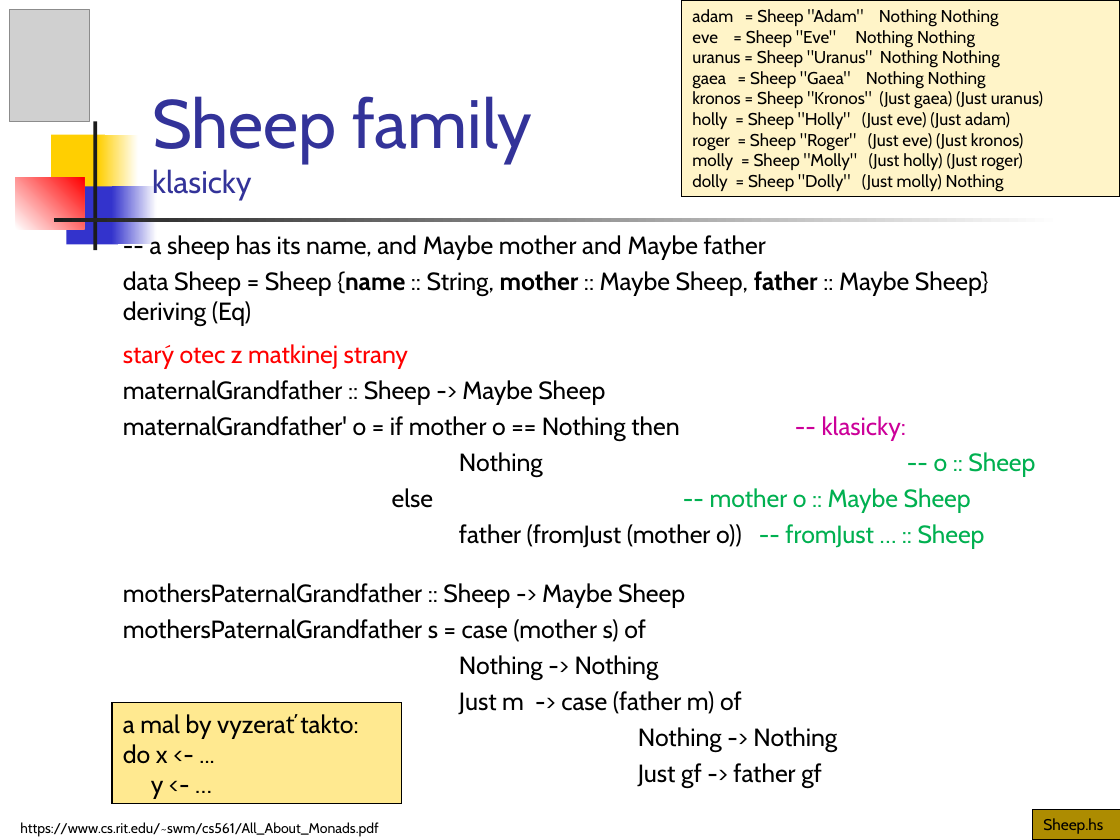
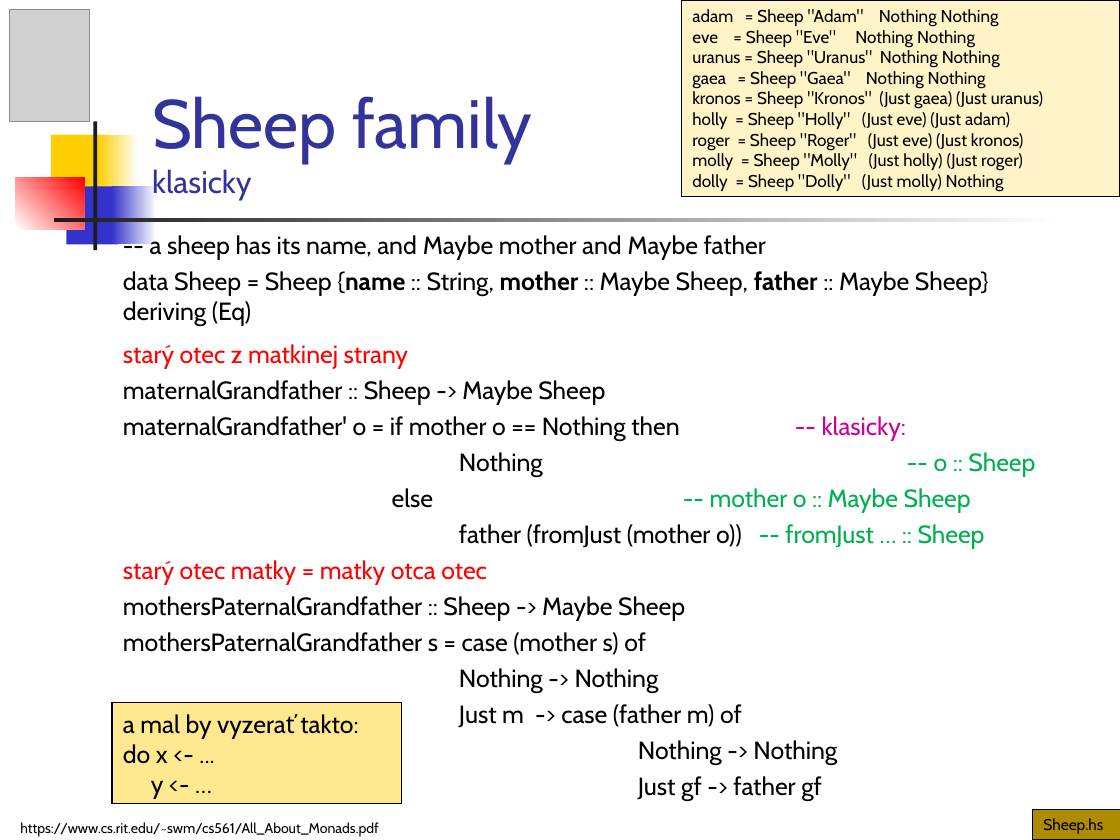
Before and after one commit to Funkcionalne/Prednasky, a slide deck: slide 30 of 12/12_fpro.ppt (slide 31 before the commit). Drawn at 1120x840 pixels with LibreOffice and Linux fonts; fonts in the diff are those of the drawing; grey boxes stand for pictures. Boxes give left, top, right and bottom in pixels: in the first picture for what was removed or moved away, otherwise in the second. Text is boxed around its words. In the diff, an @@ line names an element or a change of style, - is before the commit and + after.

```diff
--- a/12/12_fpro.ppt
+++ b/12/12_fpro.ppt
@@ text at box(123, 560, 487, 584): paragraph added @@
+starý otec matky = matky otca otec
```
Also in this commit, not shown: 3 other slides changed, 1 slide removed, 13 other files.
